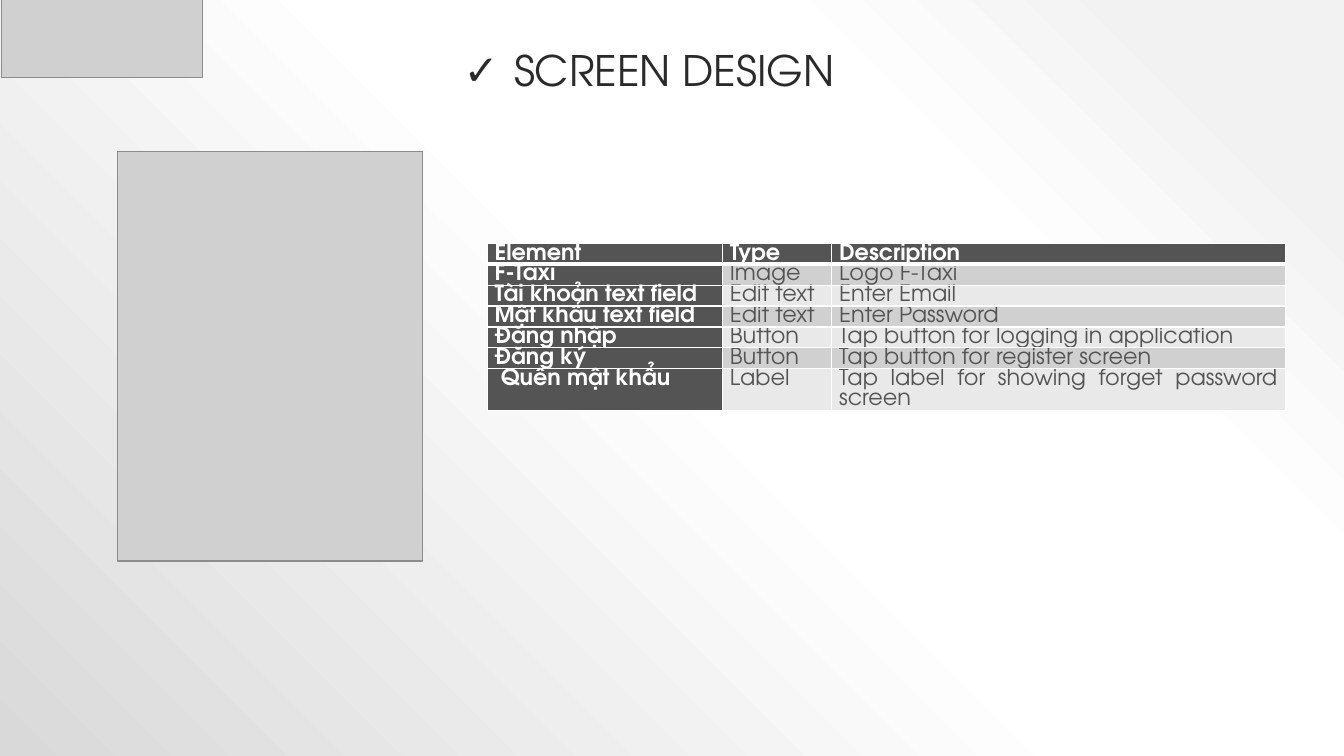
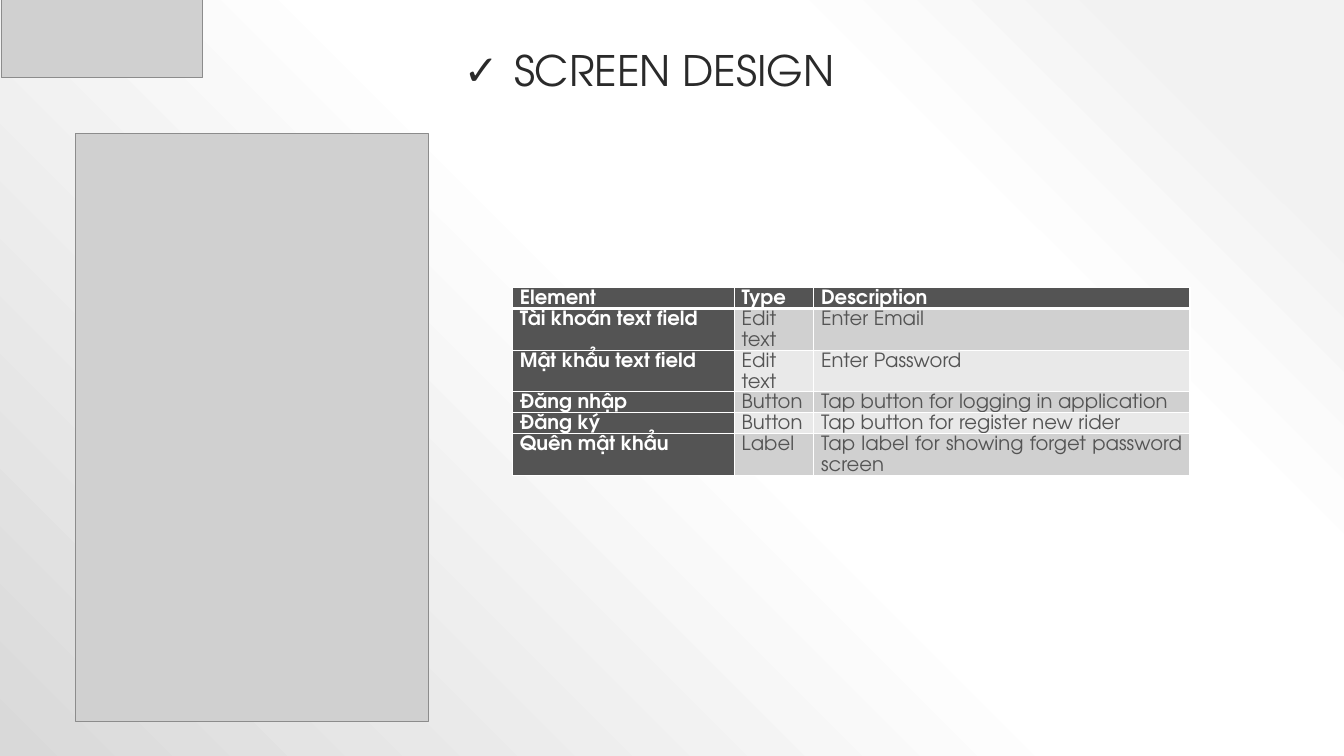
Before and after one commit to sangnvus/2015FALLIS01, a slide deck: slide 30 of Final/F_Taxi_Slide.pptx. Drawn at 1344x756 pixels with LibreOffice and Linux fonts; fonts in the diff are those of the drawing; grey boxes stand for pictures. Boxes give left, top, right and bottom in pixels: in the first picture for what was removed or moved away, otherwise in the second. Text is boxed around its words. In the diff, an @@ line names an element or a change of style, - is before the commit and + after.

```diff
--- a/Final/F_Taxi_Slide.pptx
+++ b/Final/F_Taxi_Slide.pptx
@@ picture: place and size @@
-picture at (117,151,422,562)
+picture at (76,134,429,722)
@@ table at (512,287,1190,517) @@
-row 2: F-Taxi | Image | Logo F-Taxi
-row 5, column 3: Tap button for register screen
+row 5, column 3: Tap button for register new rider
@@ table: place and size @@
-table at (487,244,1285,459)
+table at (512,287,1190,517)
```
Also in this commit, not shown: 4 other slides changed, 1 slide added, 3 slides removed, 2 other files.
